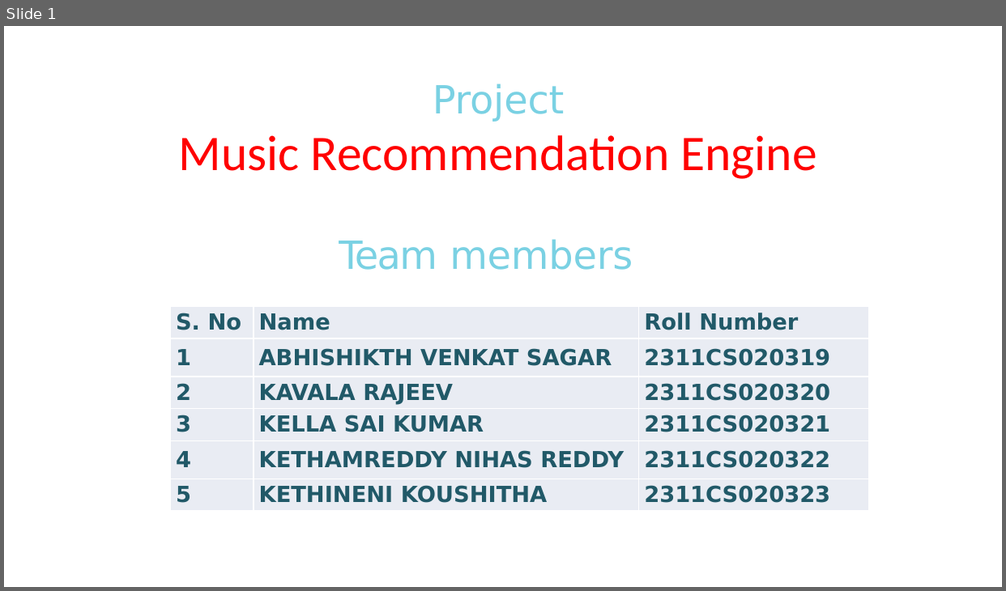
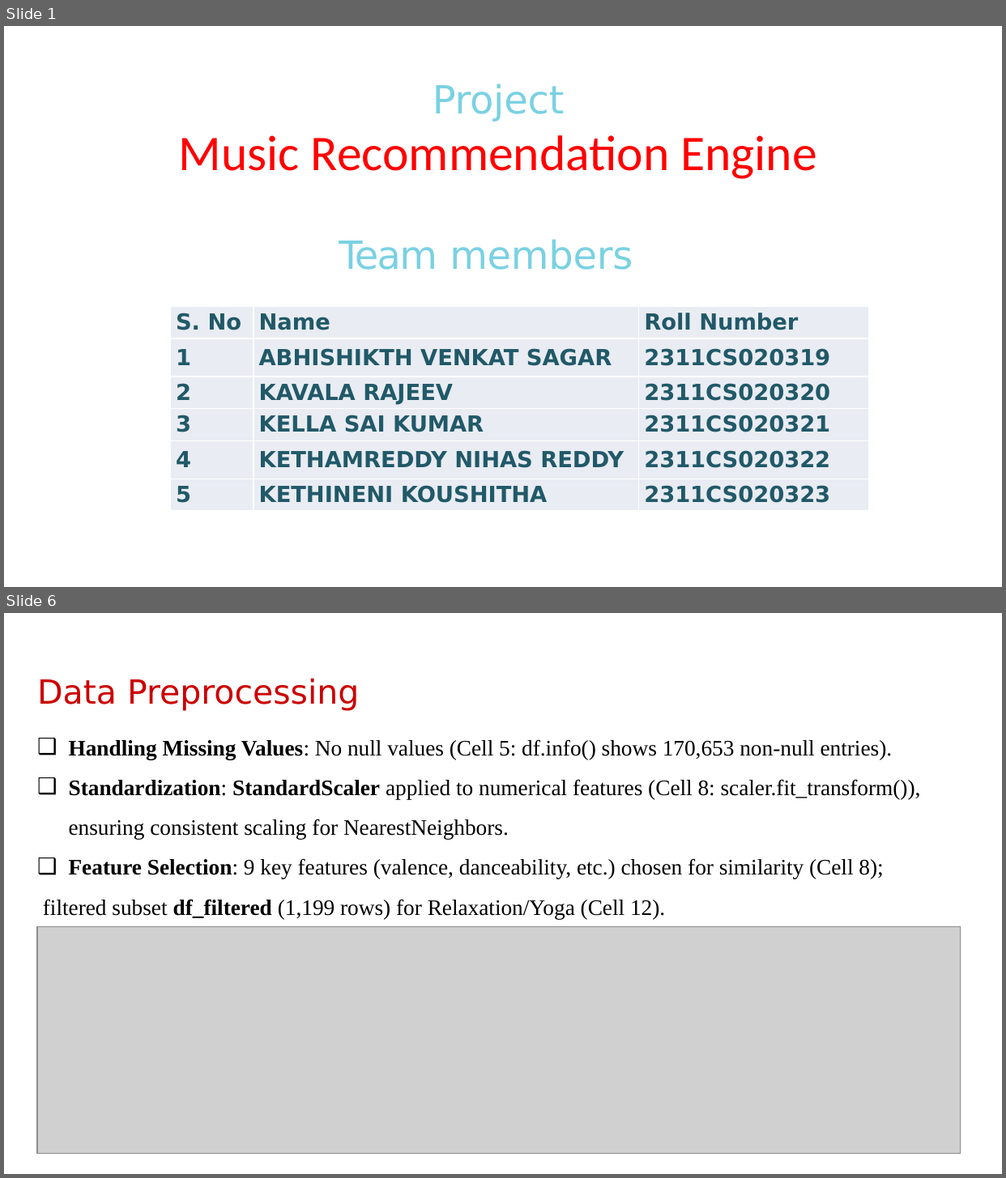
Before and after one commit to Rajeevkavala/Application-Development, a slide deck: Project/Music_Recommendation_Review-1.pptx. Shown one above the other, each under a label of ours: slide 1 before the commit, slides 1 and 6 after it; the slides between them are not shown. The pictures are 1006x591 and 1006x1178 pixels, drawn with LibreOffice and Linux fonts; fonts in the diff are those of the drawing; grey boxes stand for pictures; background and template pictures are left out. Boxes give left, top, right and bottom in pixels: in the first picture for what was removed or moved away, otherwise in the second. Text is boxed around its words. In the diff, an @@ line names an element or a change of style, - is before the commit and + after.

```diff
--- a/Project/Music_Recommendation_Review-1.pptx
+++ b/Project/Music_Recommendation_Review-1.pptx
@@ slide 6 added at [4,613,1002,1174], background #FFFFFF @@
@@ title added at [37,678,359,711], 24 pt, text #CC0000 @@
+Data Preprocessing
@@ text added at [43,739,921,919], 16 pt, text #000000 @@
+❑ Handling Missing Values: No null values (Cell 5: df.info() shows 170,653 non-null entries).
+❑ Standardization: StandardScaler applied to numerical features (Cell 8: scaler.fit_transform()), ensuring consistent scaling for NearestNeighbors.
+❑ Feature Selection: 9 key features (valence, danceability, etc.) chosen for similarity (Cell 8);
+filtered subset df_filtered (1,199 rows) for Relaxation/Yoga (Cell 12).
@@ picture added at [37,927,960,1154] @@
```
Also in this commit, not shown: 3 slides changed, 6 other slides added, 3 slides removed, 5 other files.
